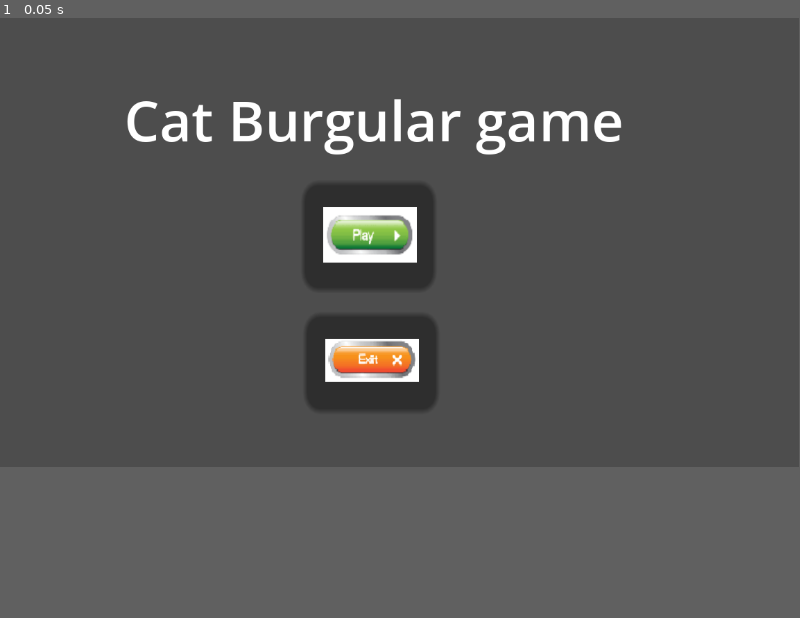
Above: before the commit, frame 1.
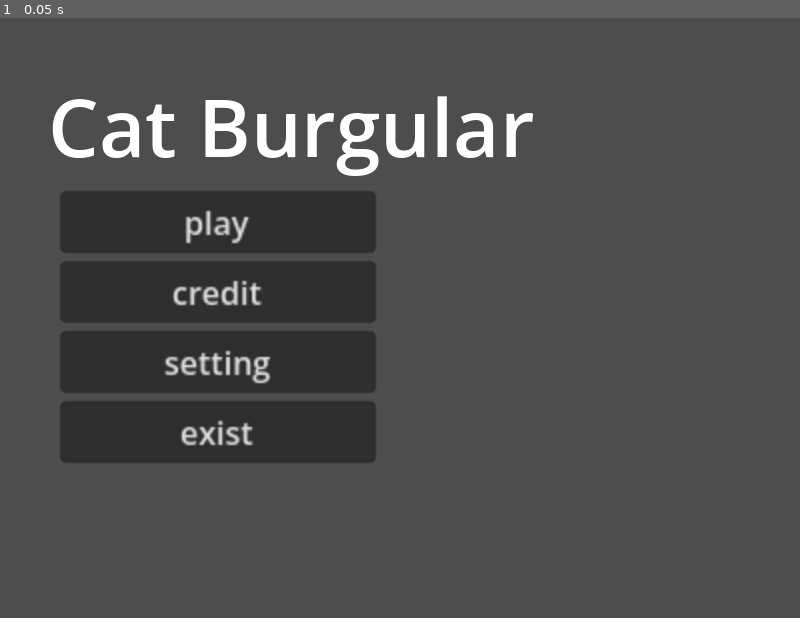
Above: after the commit, the same moment.

Repository: DagerDev/game-jamm
Game: Godot game, scene res://scenes/mainmenu/mainmenu.tscn
The game is run twice, just before and just after one commit, with the same random seed, the same clock (stepped at 60 frames per second) and the same inputs. Before the commit the project starts from res://Game_screen.tscn.
Inputs:
- Up to frame 1 (0.05 s): no input
In our replay, the window is 799x449 before the commit and 800x600 after it. These sizes can differ from the game's own. Grey fills any space a smaller window leaves; there, only what the larger window draws over its background counts as a difference.

The runs differ from the first frame. In frame 1, 19% of the frame differs, in the area x 6-78%, y 13-74%.

Commit message:
fixed mainmenu updated choices button

Diff:
--- a/Game_screen.tscn
+++ /dev/null
@@ -1,34 +0,0 @@
-[gd_scene format=3 uid="uid://3wh07r6dgcly"]
-
-[ext_resource type="Texture2D" uid="uid://casa84645p3gs" path="res://Play.png" id="2_u7bfr"]
-[ext_resource type="Texture2D" uid="uid://ck3g7onkbn2r5" path="res://Exit.png" id="3_81tun"]
-
-[node name="Node2D" type="Node2D" unique_id=691633537]
-
-[node name="MenuButton" type="Button" parent="." unique_id=343070788]
-offset_left = 437.0
-offset_top = 238.00002
-offset_right = 463.5828
-offset_bottom = 255.54353
-scale = Vector2(7.147483, 8.835168)
-icon = ExtResource("2_u7bfr")
-expand_icon = true
-
-[node name="MenuButton2" type="Button" parent="." unique_id=1373206695]
-offset_left = 440.00003
-offset_top = 428.0
-offset_right = 466.72272
-offset_bottom = 443.84576
-scale = Vector2(7.147483, 8.835168)
-icon = ExtResource("3_81tun")
-expand_icon = true
-
-[node name="Label" type="Label" parent="." unique_id=2070156317]
-offset_left = 179.0
-offset_top = 92.0
-offset_right = 955.0
-offset_bottom = 181.0
-theme_override_font_sizes/font_size = 80
-text = "Cat Burgular game"
-vertical_alignment = 1
-autowrap_mode = 3
--- a/main.tscn
+++ /dev/null
@@ -1,36 +0,0 @@
-[gd_scene format=3 uid="uid://dr0bq5m6vwnb"]
-
-[ext_resource type="Script" uid="uid://dpj6ysyauprhv" path="res://label.gd" id="1_0xm2m"]
-[ext_resource type="PackedScene" uid="uid://dr8b1m2gxs6p2" path="res://choicebutton.tscn" id="2_0xm2m"]
-
-[node name="Node2D" type="Node2D" unique_id=1503019708 node_paths=PackedStringArray("L")]
-script = ExtResource("1_0xm2m")
-L = NodePath("Scene_Text")
-
-[node name="Scene_Text" type="Label" parent="." unique_id=871573298]
-offset_left = 177.0
-offset_top = 70.0
-offset_right = 871.0
-offset_bottom = 153.0
-theme_override_font_sizes/font_size = 60
-text = "Hello!"
-horizontal_alignment = 1
-vertical_alignment = 1
-autowrap_mode = 3
-
-[node name="Choice" parent="." unique_id=1665484643 instance=ExtResource("2_0xm2m")]
-offset_left = 289.0
-offset_top = 301.0
-offset_right = 417.0
-offset_bottom = 458.0
-button_text = "take"
-
-[node name="Choice2" parent="." unique_id=864464002 instance=ExtResource("2_0xm2m")]
-offset_left = 625.0
-offset_top = 298.0
-offset_right = 753.0
-offset_bottom = 455.0
-button_text = "reject"
-
-[connection signal="pressed" from="Choice" to="." method="choice1"]
-[connection signal="pressed" from="Choice2" to="." method="choice2"]
--- a/choicebutton.tscn
+++ b/objects/choicebutton.tscn
@@ -1,7 +1,7 @@
 [gd_scene format=3 uid="uid://dr8b1m2gxs6p2"]
 
-[ext_resource type="Texture2D" uid="uid://cbggaqi2djqx8" path="res://icon.svg" id="1_al1dj"]
-[ext_resource type="Script" uid="uid://di6g5n6kcu0nn" path="res://choice.gd" id="2_6d6hr"]
+[ext_resource type="Texture2D" uid="uid://cbggaqi2djqx8" path="res://assets/icon.svg" id="1_al1dj"]
+[ext_resource type="Script" uid="uid://di6g5n6kcu0nn" path="res://scripts/choice.gd" id="2_6d6hr"]
 
 [node name="Choice" type="TextureButton" unique_id=1665484643]
 offset_right = 128.0
@@ -23,3 +23,5 @@
 grow_vertical = 0
 theme_override_font_sizes/font_size = 23
 text = "text"
+horizontal_alignment = 1
+vertical_alignment = 1
--- a/project.godot
+++ b/project.godot
@@ -13,10 +13,12 @@
 config/name="Cat burgler game"
 run/main_scene="uid://3wh07r6dgcly"
 config/features=PackedStringArray("4.6", "GL Compatibility")
-config/icon="res://icon.svg"
+config/icon="res://assets/icon.svg"
 
 [display]
 
+window/size/viewport_width=800
+window/size/viewport_height=600
 window/main_scene="res://main.tscn"
 
 [physics]
--- /dev/null
+++ b/scenes/main.tscn
@@ -0,0 +1,61 @@
+[gd_scene format=3 uid="uid://dr0bq5m6vwnb"]
+
+[ext_resource type="Script" uid="uid://px6w0pneo0y0" path="res://scripts/control.gd" id="1_0wfyh"]
+[ext_resource type="PackedScene" uid="uid://dr8b1m2gxs6p2" path="res://objects/choicebutton.tscn" id="2_sugp2"]
+
+[node name="main" type="Node2D" unique_id=1503019708]
+
+[node name="AnimationPlayer" type="AnimationPlayer" parent="." unique_id=800744281]
+
+[node name="CanvasLayer" type="CanvasLayer" parent="." unique_id=817848931]
+
+[node name="Control" type="Control" parent="CanvasLayer" unique_id=2048699247]
+layout_mode = 3
+anchors_preset = 15
+anchor_right = 1.0
+anchor_bottom = 1.0
+grow_horizontal = 2
+grow_vertical = 2
+script = ExtResource("1_0wfyh")
+
+[node name="CenterContainer" type="CenterContainer" parent="CanvasLayer/Control" unique_id=1373171639]
+layout_mode = 1
+anchors_preset = 15
+anchor_right = 1.0
+anchor_bottom = 1.0
+grow_horizontal = 2
+grow_vertical = 2
+
+[node name="Container" type="HBoxContainer" parent="CanvasLayer/Control/CenterContainer" unique_id=183987280]
+custom_minimum_size = Vector2(0, 150)
+layout_mode = 2
+theme_override_constants/separation = 19
+alignment = 1
+
+[node name="Choice1" parent="CanvasLayer/Control/CenterContainer/Container" unique_id=864464002 instance=ExtResource("2_sugp2")]
+layout_mode = 2
+button_text = "reject"
+
+[node name="Choice2" parent="CanvasLayer/Control/CenterContainer/Container" unique_id=1665484643 instance=ExtResource("2_sugp2")]
+layout_mode = 2
+button_text = "take"
+
+[node name="Choice3" parent="CanvasLayer/Control/CenterContainer/Container" unique_id=124194489 instance=ExtResource("2_sugp2")]
+layout_mode = 2
+
+[node name="Choice4" parent="CanvasLayer/Control/CenterContainer/Container" unique_id=1028354093 instance=ExtResource("2_sugp2")]
+layout_mode = 2
+
+[node name="SpinBox" type="SpinBox" parent="CanvasLayer/Control" unique_id=926117778]
+layout_mode = 1
+anchors_preset = 4
+anchor_top = 0.5
+anchor_bottom = 0.5
+offset_left = 112.0
+offset_top = -166.0
+offset_right = 244.0
+offset_bottom = -99.5
+grow_vertical = 2
+max_value = 4.0
+
+[connection signal="value_changed" from="CanvasLayer/Control/SpinBox" to="CanvasLayer/Control" method="_on_spin_box_value_changed"]
--- /dev/null
+++ b/scenes/mainmenu/control.gd
@@ -0,0 +1,9 @@
+extends Control
+
+
+func on_play() -> void:
+	get_tree().change_scene_to_file("res://scenes/main.tscn")
+
+
+func on_exist() -> void:
+	get_tree().quit()
--- /dev/null
+++ b/scenes/mainmenu/mainmenu.tscn
@@ -0,0 +1,59 @@
+[gd_scene format=3 uid="uid://3wh07r6dgcly"]
+
+[ext_resource type="Script" uid="uid://c54rs6sdtv0bx" path="res://scenes/mainmenu/control.gd" id="1_1css7"]
+
+[node name="main menu" type="Node2D" unique_id=691633537]
+
+[node name="Label" type="Label" parent="." unique_id=2070156317]
+offset_left = -97.0
+offset_top = 53.0
+offset_right = 679.0
+offset_bottom = 163.0
+theme_override_font_sizes/font_size = 80
+text = "Cat Burgular"
+horizontal_alignment = 1
+vertical_alignment = 1
+autowrap_mode = 3
+
+[node name="CanvasLayer" type="CanvasLayer" parent="." unique_id=2061752900]
+
+[node name="control" type="Control" parent="CanvasLayer" unique_id=666941659]
+layout_mode = 3
+anchors_preset = 15
+anchor_right = 1.0
+anchor_bottom = 1.0
+grow_horizontal = 2
+grow_vertical = 2
+script = ExtResource("1_1css7")
+metadata/_edit_lock_ = true
+
+[node name="VBoxContainer" type="VBoxContainer" parent="CanvasLayer/control" unique_id=474045177]
+layout_mode = 1
+anchors_preset = 4
+anchor_top = 0.5
+anchor_bottom = 0.5
+offset_left = 60.0
+offset_top = -127.0
+offset_right = 218.5
+offset_bottom = 127.0
+grow_vertical = 2
+scale = Vector2(2, 2)
+
+[node name="play" type="Button" parent="CanvasLayer/control/VBoxContainer" unique_id=1905728543]
+layout_mode = 2
+text = "play"
+
+[node name="credit" type="Button" parent="CanvasLayer/control/VBoxContainer" unique_id=1414574137]
+layout_mode = 2
+text = "credit"
+
+[node name="settings" type="Button" parent="CanvasLayer/control/VBoxContainer" unique_id=1549109836]
+layout_mode = 2
+text = "setting"
+
+[node name="exist" type="Button" parent="CanvasLayer/control/VBoxContainer" unique_id=2139322330]
+layout_mode = 2
+text = "exist"
+
+[connection signal="pressed" from="CanvasLayer/control/VBoxContainer/play" to="CanvasLayer/control" method="on_play"]
+[connection signal="pressed" from="CanvasLayer/control/VBoxContainer/exist" to="CanvasLayer/control" method="on_exist"]
--- a/choice.gd
+++ b/scripts/choice.gd
@@ -1,6 +1,6 @@
 extends TextureButton
 
-@export var button_text: String = "Play":
+@export var button_text: String = "text":
 	set(value):
 		button_text = value
 		if has_node("Label"):
--- /dev/null
+++ b/scripts/control.gd
@@ -0,0 +1,32 @@
+extends Control
+
+@onready var buttons = [
+	$CenterContainer/Container/Choice1,
+	$CenterContainer/Container/Choice2,
+	$CenterContainer/Container/Choice3,
+	$CenterContainer/Container/Choice4
+]
+
+@export var text = [
+	"A",
+	"B",
+	"C",
+	"D"
+]
+
+var button_count = 4
+
+func update():
+	for i in range(buttons.size()):
+		buttons[i].button_text = text[i]
+
+	for i in range(buttons.size()):
+		buttons[i].visible = i < button_count
+
+
+
+
+
+func _on_spin_box_value_changed(value: float) -> void: #temporaryyyyy
+	button_count = value
+	update()
Binary file removed: Exit.png
Not shown, removed: Exit.png.import
Binary file removed: Play.png
Renamed: icon.svg -> assets/icon.svg
Not shown, changed: assets/icon.svg.import
Not shown, removed: icon.svg.import
Not shown, added: scenes/mainmenu/control.gd.uid
Renamed: choice.gd.uid -> scripts/choice.gd.uid
Not shown, added: scripts/control.gd.uid
Renamed: label.gd -> scripts/label.gd
Renamed: label.gd.uid -> scripts/label.gd.uid
